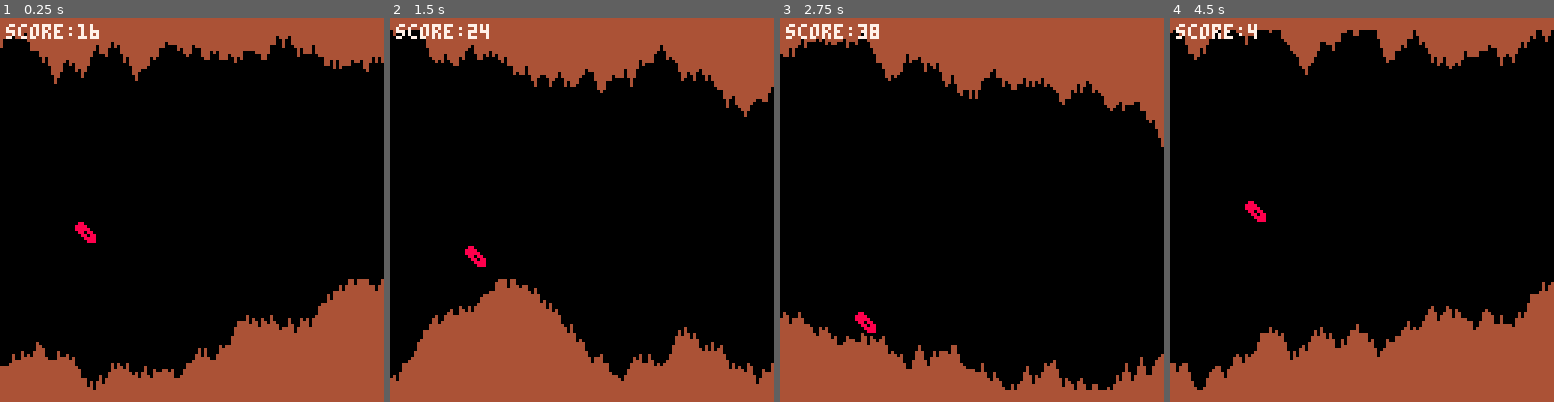
Above: before the commit, frames 1-4 (left to right).
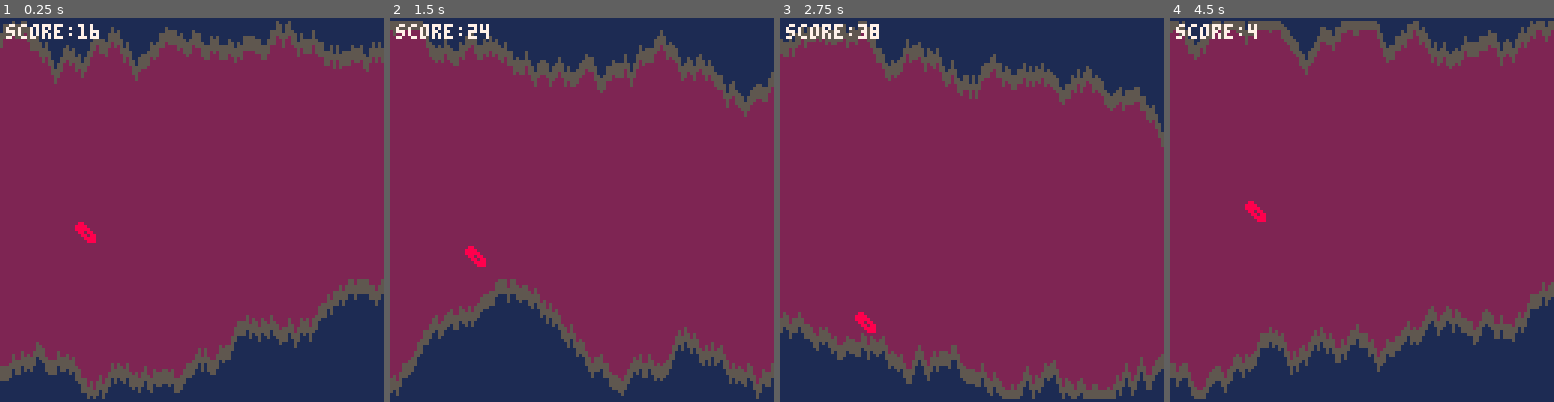
Above: after the commit, the same moments.

Repository: koenGF/FourPastSix
Game: PICO-8 cartridge game.p8
The game is run twice, just before and just after one commit, with the same random seed, the same clock (stepped at 60 frames per second) and the same inputs.
Inputs:
- Up to frame 1 (0.25 s): no input
- Up to frame 2 (1.5 s): tap X (X key) at 1.07 s
- Up to frame 3 (2.75 s): tap X (X key) at 2.07, 2.4, 2.73 s
- Up to frame 4 (4.5 s): tap X (X key) every 0.33 s from 3.07 to 4.4 s; hold Up 3.58-4.08 s

The runs differ from the first frame. In frame 1, 99% of the frame differs, in the area x 0-100%, y 0-100%; in frame 2, 99%; in frame 3, 99%; in frame 4, 99%.

Commit message:
updated colors

Diff:
--- a/game.p8
+++ b/game.p8
@@ -21,7 +21,7 @@
 end
 
 function _draw() --after update
-	cls()
+	cls(2)
 	draw_player()
 	draw_cave()
 
@@ -119,11 +119,15 @@
 end
 
 function draw_cave()
-	top_color=4
-	btm_color=4
+	top_highlight_color=5
+	btm_highlight_color=5
+	top_color=1
+	btm_color=1
 	for i=1,#cave do
-		line(i-1,0,i-1,cave[i].top,top_color)
-		line(i-1,127,i-1,cave[i].btm,btm_color)
+		line(i-1,0,i-1,cave[i].top,top_highlight_color)
+		line(i-1,0,i-1,cave[i].top-5,top_color)
+		line(i-1,127,i-1,cave[i].btm,btm_highlight_color)
+		line(i-1,127,i-1,cave[i].btm+5,btm_color)
 	end
 end
 __gfx__
